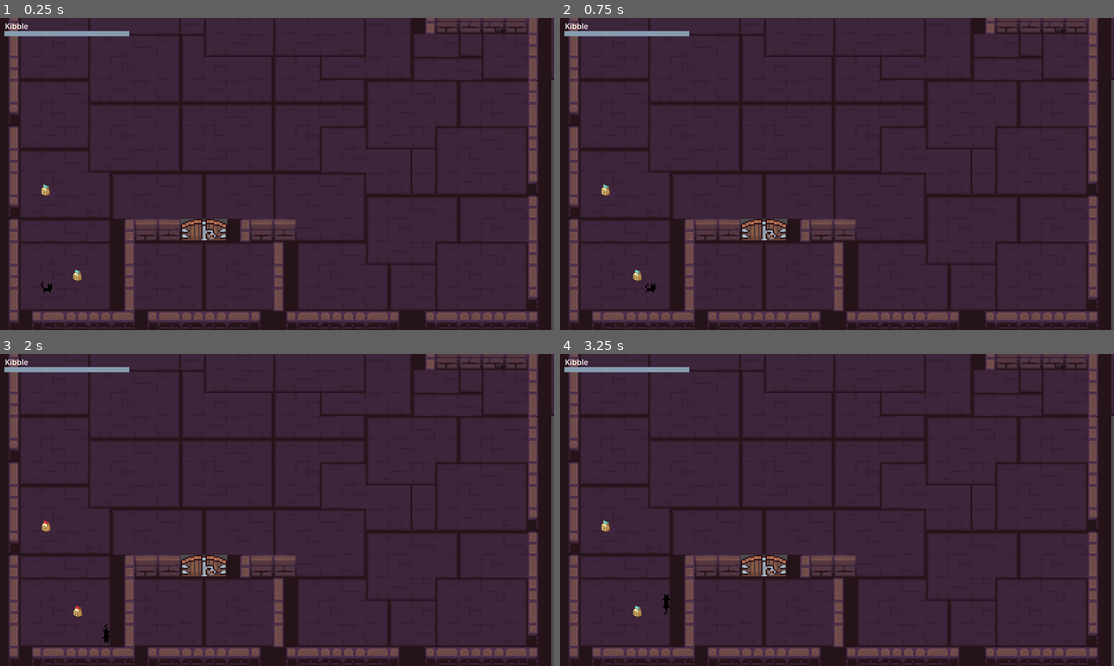
Above: before the commit, frames 1-4 (two rows, left to right).
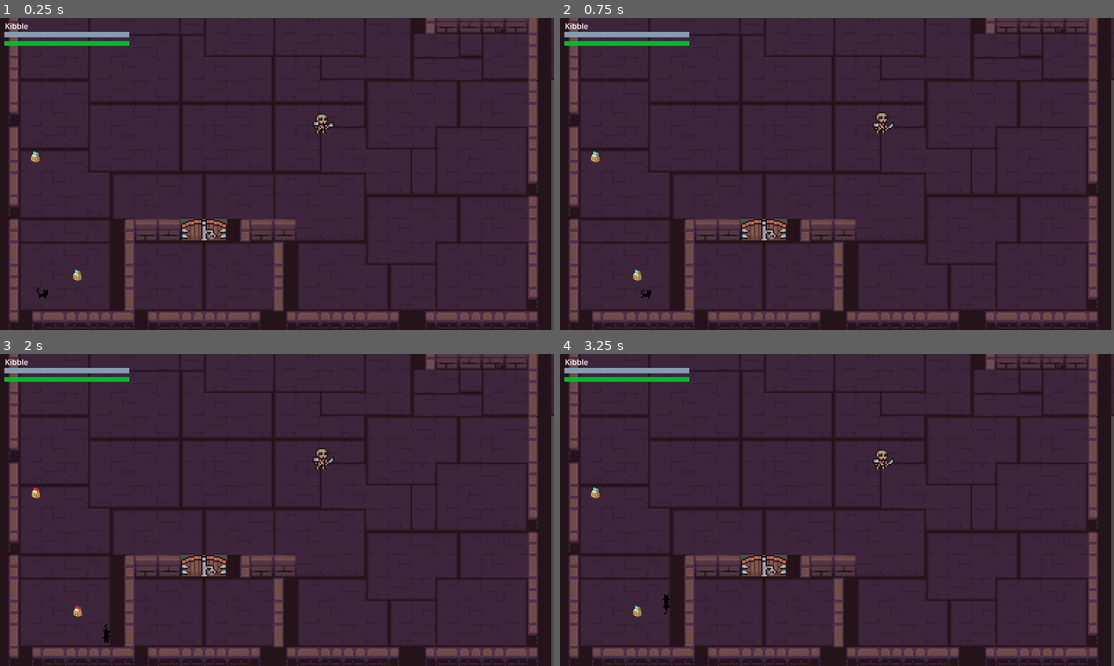
Above: after the commit, the same moments.

Repository: Samki-bit/dingers-cat
Game: Godot game, scene res://scenes/game.tscn
Two runs of this game, one before a commit and one after it. Both use one fixed random seed, a clock stepped at 60 frames per second and the inputs below. The project has no main scene, so this scene is started directly.
Inputs:
- Up to frame 1 (0.25 s): no input
- Up to frame 2 (0.75 s): hold D (move_right) from 0.53 s (still down); tap Shift (dash) at 0.6 s
- Up to frame 3 (2 s): release D (move_right) at 1.28 s; hold S (move_down) from 1.28 s (still down); tap Q (switch) at 1.35 s
- Up to frame 4 (3.25 s): release S (move_down) at 2.03 s; hold D (move_right) 2.03-2.78 s; tap Shift (dash) at 2.1 s; hold W (move_up) from 2.78 s (still down); tap Q (switch) at 2.85 s

The runs differ from the first frame. In frame 1, 0.8% of the frame differs, in the area x 0-61%, y 4-90%; in frame 2, 0.8%; in frame 3, 0.7%; in frame 4, 0.7%.

Commit message:
added health to car, enemies, and stealth shenanigans

Diff:
--- a/project.godot
+++ b/project.godot
@@ -58,6 +58,7 @@
 2d_physics/layer_2="Passable"
 2d_physics/layer_3="Collectibles"
 2d_physics/layer_5="Player"
+2d_physics/layer_8="Projectiles"
 
 [physics]
 
--- a/scenes/character/character.tscn
+++ b/scenes/character/character.tscn
@@ -6,6 +6,7 @@
 [ext_resource type="Texture2D" uid="uid://ceuvcmed5no0m" path="res://assets/dead_cat.png" id="4_fgi2k"]
 [ext_resource type="Texture2D" uid="uid://bmv22u7x6ibm0" path="res://assets/dead_cat_2.png" id="5_f8hpl"]
 [ext_resource type="PackedScene" uid="uid://blajvul1q3a60" path="res://scenes/character/mana_bar.tscn" id="6_7ex5l"]
+[ext_resource type="PackedScene" uid="uid://bo345g3l6vhxq" path="res://scenes/character/health_bar.tscn" id="6_bix7t"]
 
 [sub_resource type="AtlasTexture" id="AtlasTexture_1pheb"]
 atlas = ExtResource("3_mutn8")
@@ -383,7 +384,7 @@
 
 [node name="CharacterBody2D" type="CharacterBody2D" unique_id=215475587]
 collision_layer = 16
-collision_mask = 3
+collision_mask = 131
 script = ExtResource("1_cuyo6")
 
 [node name="AnimatedSprite2D" type="AnimatedSprite2D" parent="." unique_id=2123965110]
@@ -404,11 +405,17 @@
 
 [node name="CanvasLayer" type="CanvasLayer" parent="." unique_id=1517945950]
 
-[node name="ManaBar" parent="CanvasLayer" unique_id=335018961 instance=ExtResource("6_7ex5l")]
+[node name="HealthBar" parent="CanvasLayer" unique_id=335018961 instance=ExtResource("6_bix7t")]
 offset_left = 12.0
-offset_top = 27.0
+offset_top = 48.0
 offset_right = 271.0
-offset_bottom = 38.0
+offset_bottom = 58.0
+
+[node name="ManaBar" parent="CanvasLayer" unique_id=1270972562 instance=ExtResource("6_7ex5l")]
+offset_left = 12.0
+offset_top = 29.0
+offset_right = 271.0
+offset_bottom = 40.0
 
 [node name="Label" type="Label" parent="CanvasLayer" unique_id=1853089986]
 offset_left = 13.0
--- /dev/null
+++ b/scenes/character/health_bar.tscn
@@ -0,0 +1,18 @@
+[gd_scene format=3 uid="uid://bo345g3l6vhxq"]
+
+[ext_resource type="Script" uid="uid://dnb7yc7t0ojp4" path="res://scripts/health_bar.gd" id="1_x7gal"]
+
+[sub_resource type="StyleBoxFlat" id="StyleBoxFlat_yc0um"]
+bg_color = Color(0.58147705, 0.6959308, 0.58147705, 1)
+
+[sub_resource type="StyleBoxFlat" id="StyleBoxFlat_ygqsy"]
+bg_color = Color(0, 0.7270165, 0.1818282, 1)
+
+[node name="HealthBar" type="ProgressBar" unique_id=335018961]
+offset_right = 240.0
+offset_bottom = 4.0
+theme_override_styles/background = SubResource("StyleBoxFlat_yc0um")
+theme_override_styles/fill = SubResource("StyleBoxFlat_ygqsy")
+value = 50.0
+show_percentage = false
+script = ExtResource("1_x7gal")
--- a/scenes/collectables/kibble.tscn
+++ b/scenes/collectables/kibble.tscn
@@ -65,3 +65,4 @@
 shape = SubResource("CircleShape2D_k5wo0")
 
 [connection signal="body_entered" from="." to="." method="_on_body_entered"]
+[connection signal="kibble_collected" from="." to="." method="_on_kibble_collected"]
--- /dev/null
+++ b/scenes/enemy/enemy.tscn
@@ -0,0 +1,75 @@
+[gd_scene format=3 uid="uid://13dbwhusnua1"]
+
+[ext_resource type="Script" uid="uid://blx6ji5p283rl" path="res://scripts/enemy.gd" id="1_gl05p"]
+[ext_resource type="Texture2D" uid="uid://bybax8jrr5oci" path="res://assets/skeleton2_v2_1.png" id="1_tjssy"]
+[ext_resource type="Texture2D" uid="uid://lijy4cmwyx0d" path="res://assets/skeleton2_v2_2.png" id="2_gl05p"]
+[ext_resource type="Texture2D" uid="uid://d07bmnyjtc2hn" path="res://assets/skeleton2_v2_3.png" id="3_cwlon"]
+[ext_resource type="Texture2D" uid="uid://bgtbb8hurf1hl" path="res://assets/skeleton2_v2_4.png" id="4_nbhyu"]
+
+[sub_resource type="AtlasTexture" id="AtlasTexture_md484"]
+atlas = ExtResource("1_tjssy")
+region = Rect2(0, 0, 16, 16)
+
+[sub_resource type="AtlasTexture" id="AtlasTexture_ipns3"]
+atlas = ExtResource("2_gl05p")
+region = Rect2(0, 0, 16, 16)
+
+[sub_resource type="AtlasTexture" id="AtlasTexture_8qclf"]
+atlas = ExtResource("3_cwlon")
+region = Rect2(0, 0, 16, 16)
+
+[sub_resource type="AtlasTexture" id="AtlasTexture_w8i8w"]
+atlas = ExtResource("4_nbhyu")
+region = Rect2(0, 0, 16, 16)
+
+[sub_resource type="SpriteFrames" id="SpriteFrames_otmr2"]
+animations = [{
+"frames": [{
+"duration": 1.0,
+"texture": SubResource("AtlasTexture_md484")
+}, {
+"duration": 1.0,
+"texture": SubResource("AtlasTexture_ipns3")
+}, {
+"duration": 1.0,
+"texture": SubResource("AtlasTexture_8qclf")
+}, {
+"duration": 1.0,
+"texture": SubResource("AtlasTexture_w8i8w")
+}],
+"loop": true,
+"name": &"idle",
+"speed": 5.0
+}]
+
+[sub_resource type="CircleShape2D" id="CircleShape2D_wtq4b"]
+radius = 5.0
+
+[sub_resource type="CircleShape2D" id="CircleShape2D_gl05p"]
+radius = 59.03389
+
+[node name="Enemy" type="CharacterBody2D" unique_id=623823556]
+collision_layer = 0
+collision_mask = 0
+script = ExtResource("1_gl05p")
+
+[node name="AnimatedSprite2D" type="AnimatedSprite2D" parent="." unique_id=1988664331]
+sprite_frames = SubResource("SpriteFrames_otmr2")
+animation = &"idle"
+autoplay = "idle"
+frame_progress = 0.1487635
+
+[node name="CollisionShape2D" type="CollisionShape2D" parent="." unique_id=1492401414]
+shape = SubResource("CircleShape2D_wtq4b")
+
+[node name="AttackZone" type="Area2D" parent="." unique_id=508287807]
+collision_layer = 0
+collision_mask = 16
+
+[node name="CollisionShape2D" type="CollisionShape2D" parent="AttackZone" unique_id=185354259]
+shape = SubResource("CircleShape2D_gl05p")
+
+[node name="ShootTimer" type="Timer" parent="." unique_id=453997097]
+
+[connection signal="body_entered" from="AttackZone" to="." method="_on_attack_zone_body_entered"]
+[connection signal="body_exited" from="AttackZone" to="." method="_on_attack_zone_body_exited"]
--- /dev/null
+++ b/scenes/enemy/projectile.tscn
@@ -0,0 +1,34 @@
+[gd_scene format=3 uid="uid://dafjtl1dtjyvk"]
+
+[ext_resource type="Texture2D" uid="uid://dy2xdosh7fxa7" path="res://assets/Dungeon_Tileset.png" id="1_gopfk"]
+[ext_resource type="Script" uid="uid://b3o5q6i8jwjh5" path="res://scripts/projectile.gd" id="1_r7k8t"]
+
+[sub_resource type="CircleShape2D" id="CircleShape2D_r7k8t"]
+radius = 5.3851647
+
+[sub_resource type="CircleShape2D" id="CircleShape2D_68ai3"]
+radius = 5.0
+
+[node name="Projectile" type="CharacterBody2D" unique_id=1745189247]
+collision_layer = 128
+collision_mask = 0
+script = ExtResource("1_r7k8t")
+
+[node name="Sprite2D" type="Sprite2D" parent="." unique_id=2100410166]
+position = Vector2(0, 2)
+scale = Vector2(-0.93660456, -0.8858786)
+texture = ExtResource("1_gopfk")
+region_enabled = true
+region_rect = Rect2(128.11278, 95.13524, 15.294281, 16.250168)
+
+[node name="CollisionShape2D" type="CollisionShape2D" parent="." unique_id=796498482]
+shape = SubResource("CircleShape2D_r7k8t")
+
+[node name="Area2D" type="Area2D" parent="." unique_id=2102420271]
+collision_layer = 128
+collision_mask = 19
+
+[node name="CollisionShape2D" type="CollisionShape2D" parent="Area2D" unique_id=956948137]
+shape = SubResource("CircleShape2D_68ai3")
+
+[connection signal="body_entered" from="Area2D" to="." method="_on_area_2d_body_entered"]
--- a/scenes/game.tscn
+++ b/scenes/game.tscn
@@ -2,6 +2,7 @@
 
 [ext_resource type="PackedScene" uid="uid://ds0o5rbpdxchq" path="res://scenes/character/character.tscn" id="1_uwrxv"]
 [ext_resource type="Texture2D" uid="uid://dy2xdosh7fxa7" path="res://assets/Dungeon_Tileset.png" id="2_yqjtg"]
+[ext_resource type="PackedScene" uid="uid://13dbwhusnua1" path="res://scenes/enemy/enemy.tscn" id="3_lbhrr"]
 [ext_resource type="PackedScene" uid="uid://npfi02adxrqw" path="res://scenes/collectables/kibble.tscn" id="3_lnu2h"]
 
 [sub_resource type="TileSetAtlasSource" id="TileSetAtlasSource_lnu2h"]
@@ -141,7 +142,7 @@
 tile_set = SubResource("TileSet_lbhrr")
 
 [node name="CharacterBody2D" parent="." unique_id=215475587 instance=ExtResource("1_uwrxv")]
-position = Vector2(-28, 65)
+position = Vector2(-31, 69)
 
 [node name="Camera2D" type="Camera2D" parent="." unique_id=1275248586]
 position = Vector2(130, -15)
@@ -150,8 +151,11 @@
 [node name="Kibble" parent="." unique_id=1346766756 instance=ExtResource("3_lnu2h")]
 position = Vector2(-8, 56)
 
-[node name="Kibble2" parent="." unique_id=1585739642 instance=ExtResource("3_lnu2h")]
-position = Vector2(-30, -3)
+[node name="Kibble2" parent="." unique_id=1876828976 instance=ExtResource("3_lnu2h")]
+position = Vector2(-37, -26)
+
+[node name="Enemy" parent="." unique_id=623823556 instance=ExtResource("3_lbhrr")]
+position = Vector2(162, -50)
 
 [connection signal="kibble_collected" from="Kibble" to="CharacterBody2D" method="_on_kibble_collected"]
 [connection signal="kibble_collected" from="Kibble2" to="CharacterBody2D" method="_on_kibble_collected"]
--- a/scripts/character.gd
+++ b/scripts/character.gd
@@ -14,20 +14,24 @@
 var direction: Vector2
 var mana: int = 0
 var max_mana: int = 100
+var health: int = 100
 var is_dashing: bool = false
 var is_walking: bool = false
 var is_transitioning: bool = false
+
 @onready var dash_timer: Timer = $DashTimer
 @onready var mana_timer: Timer = $ManaTimer
 @onready var animation: AnimatedSprite2D = $AnimatedSprite2D
 @onready var collision: CollisionShape2D = $CollisionShape2D
 @onready var mana_bar: ProgressBar = $CanvasLayer/ManaBar
+@onready var health_bar: ProgressBar = $CanvasLayer/HealthBar
 
 func _ready():
 	mana_timer.wait_time = 1.0
 	mana_timer.autostart = true
 	mana_timer.start()
 	mana_bar.init_mana(mana)
+	health_bar.init_health(health)
 
 func _physics_process(_delta: float) -> void:
 	if is_transitioning:
@@ -106,6 +110,15 @@
 		if mana <= 0:
 			switch_state()
 
+func take_damage(amount: int):
+	health -= amount
+	health_bar._set_health(health)
+	if health <= 0:
+		die()
+
+func die():
+	queue_free()
+
 func start_dash():
 	is_dashing = true
 	dash_timer.start()
--- /dev/null
+++ b/scripts/enemy.gd
@@ -0,0 +1,45 @@
+extends CharacterBody2D
+
+@onready var projectile = preload("res://scenes/enemy/projectile.tscn")
+@onready var sprite: AnimatedSprite2D = $AnimatedSprite2D
+@onready var shoot_timer: Timer = $ShootTimer
+
+var target: Node2D = null
+
+func _ready():
+	shoot_timer.wait_time = 2.0
+	shoot_timer.one_shot = false
+	shoot_timer.timeout.connect(_on_shoot_timer_timeout)
+
+func _physics_process(_delta: float) -> void:
+	if target:
+		if target.player_state == target.PlayerState.ALIVE:
+			face_target(target.global_position)
+
+func shoot(target_position: Vector2):
+	var bullet = projectile.instantiate()
+	var dir = global_position.direction_to(target_position)
+	bullet.dir = dir
+	bullet.spawn_position = global_position
+	bullet.spawn_rotation = dir.angle()
+	get_parent().add_child(bullet)
+
+func _on_shoot_timer_timeout():
+	if target.player_state == target.PlayerState.ALIVE:
+		shoot(target.global_position)
+
+func _on_attack_zone_body_entered(body: Node2D) -> void:
+	if body.player_state == body.PlayerState.ALIVE:
+		target = body
+		shoot(body.global_position)
+		shoot_timer.start()
+
+func _on_attack_zone_body_exited(body: Node2D) -> void:
+	if body == target:
+		target = null
+		shoot_timer.stop()
+
+func face_target(target_position: Vector2):
+	var dir = global_position.direction_to(target_position)
+	if abs(dir.x) >= abs(dir.y):
+		sprite.flip_h = dir.x < 0
--- /dev/null
+++ b/scripts/health_bar.gd
@@ -0,0 +1,11 @@
+extends ProgressBar
+
+var health  = 100 : set = _set_health
+
+func _set_health(new_health):
+	health = min(max_value, new_health)
+	value = health
+
+func init_health(_health):
+	health = health
+	value = health
--- /dev/null
+++ b/scripts/projectile.gd
@@ -0,0 +1,22 @@
+extends CharacterBody2D
+
+signal take_damage
+
+const SPEED = 100
+var dir: Vector2
+var spawn_position: Vector2
+var spawn_rotation: float
+
+func _ready():
+	global_position = spawn_position
+	global_rotation = spawn_rotation
+	get_tree().create_timer(2.0).timeout.connect(queue_free)
+
+func _physics_process(delta: float) -> void:
+	velocity = dir * SPEED
+	move_and_slide()
+
+func _on_area_2d_body_entered(body: Node2D) -> void:
+	if body.has_method("take_damage"):
+		body.take_damage(10)
+		queue_free()
Binary file removed: assets/Cat Sprite Sheet.png
Binary file removed: assets/CatsBlack16x16Tile - Edited.png
Binary file added: assets/skeleton2_v2_1.png
Not shown, added: assets/skeleton2_v2_1.png.import
Binary file added: assets/skeleton2_v2_2.png
Not shown, changed: assets/skeleton2_v2_2.png.import
Binary file added: assets/skeleton2_v2_3.png
Not shown, changed: assets/skeleton2_v2_3.png.import
Binary file added: assets/skeleton2_v2_4.png
Not shown, added: assets/skeleton2_v2_4.png.import
Not shown, added: scripts/enemy.gd.uid
Not shown, added: scripts/health_bar.gd.uid
(and 3 more such lines)
